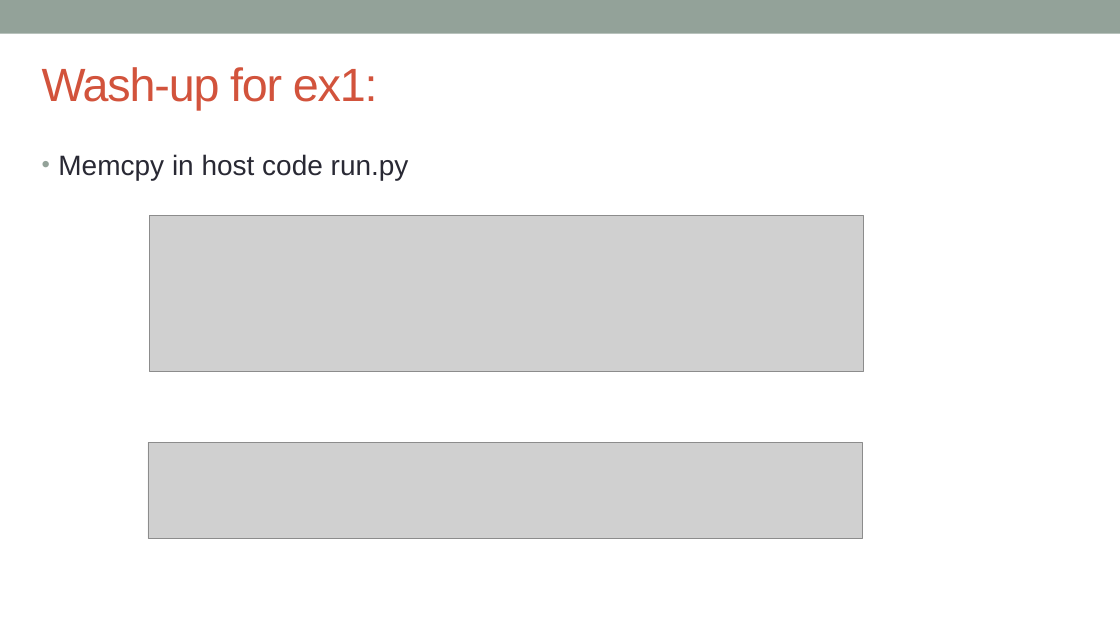
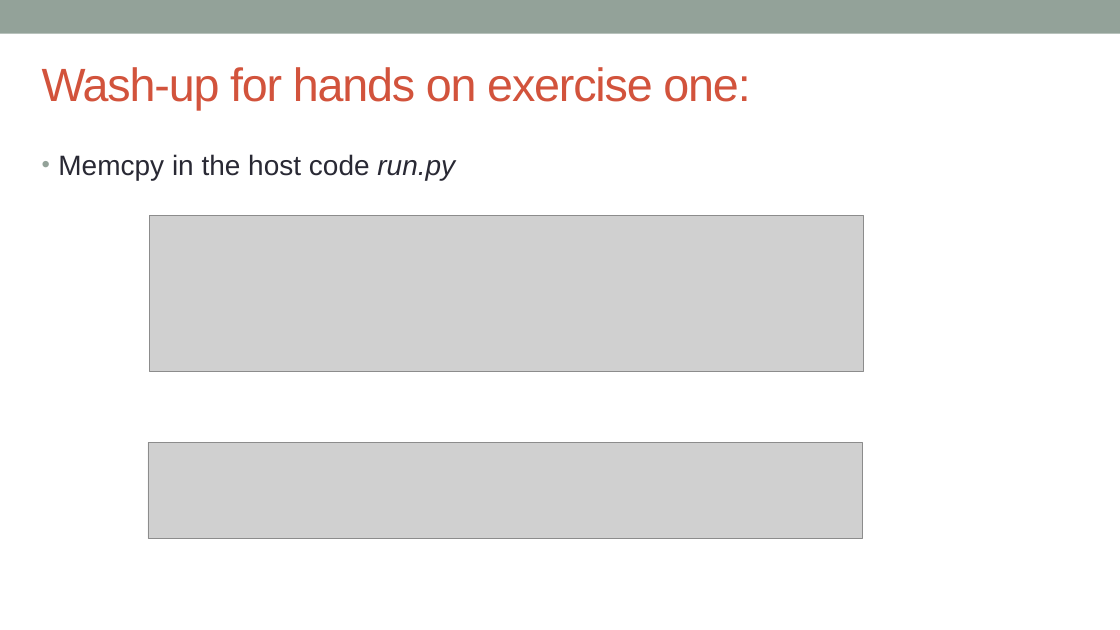
Before and after one commit to EPCCed/cs2-sdk-training, a slide deck: slide 5 of lectures/powerpoints/hands-on-1+washup.pptx (slide 7 before the commit). Drawn at 1120x630 pixels with LibreOffice and Linux fonts; fonts in the diff are those of the drawing; grey boxes stand for pictures. Boxes give left, top, right and bottom in pixels: in the first picture for what was removed or moved away, otherwise in the second. Text is boxed around its words. In the diff, an @@ line names an element or a change of style, - is before the commit and + after.

```diff
--- a/lectures/powerpoints/hands-on-1+washup.pptx
+++ b/lectures/powerpoints/hands-on-1+washup.pptx
@@ title at <box>42,67,750,111</box>: text changed @@
-Wash-up for ex1:
+Wash-up for hands on exercise one:
@@ text at <box>58,154,455,180</box>: text changed @@
-• Memcpy in host code run.py
+• Memcpy in the host code run.py
```
Also in this commit, not shown: 7 other slides changed, 3 slides removed.
